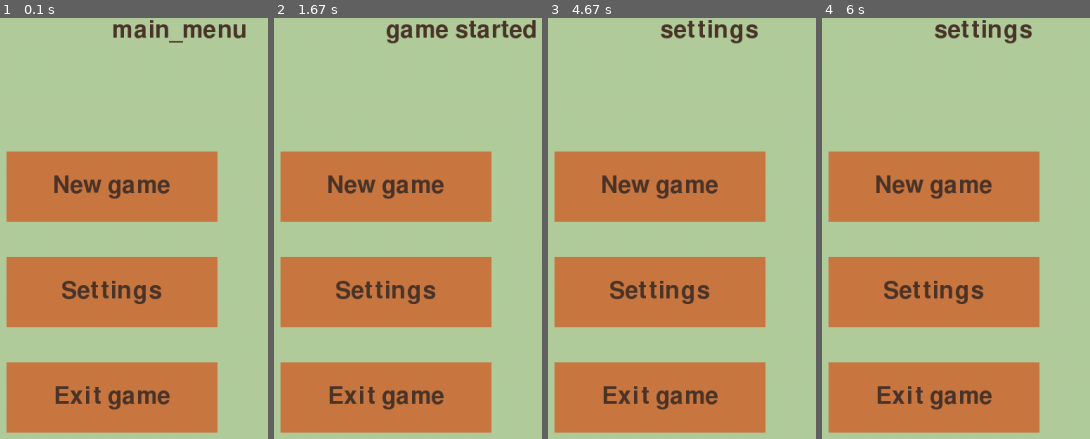
Above: before the commit, frames 1-4 (left to right).
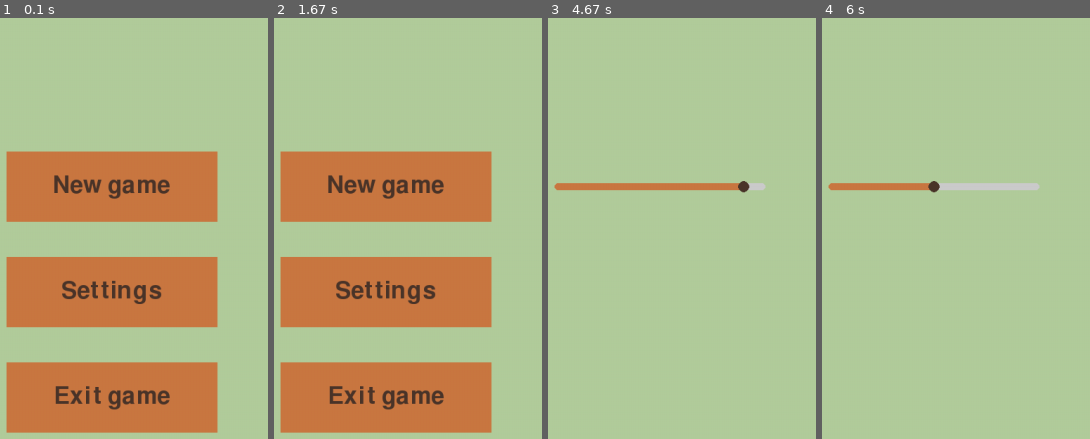
Above: after the commit, the same moments.

Repository: mmmontov/pygame
Game: pygame game, started from Blitzframe/code/main.py
Two runs of this game, one before a commit and one after it. Both use one fixed random seed, a clock stepped at 60 frames per second and the inputs below.
Inputs (mouse positions are in pixels of both pictures, inside the frame that each line leads up to):
- Up to frame 1 (0.1 s): no input
- Up to frame 2 (1.67 s): press the mouse at (351, 291) at 0.37 s; move the mouse to (512, 274) at 0.47 s; release the mouse at (outside the picture) at 0.6 s; press the mouse at (386, 186) at 0.7 s; move the mouse to (426, 291) at 0.8 s; release the mouse at (469, 396) at 0.93 s; hold Esc 1-1.47 s; press the mouse at (386, 186) at 1.53 s; move the mouse to (outside the picture) at 1.63 s
- Up to frame 3 (4.67 s): release the mouse at (outside the picture) at 1.77 s; click (730, 300) at 4.38 s
- Up to frame 4 (6 s): click (934, 186) at 5.05 s

The runs differ from the first frame. In frame 1, 1.0% of the frame differs, in the area x 42-92%, y 0-6%; in frame 2, 1.3%; in frame 3, 40%; in frame 4, 40%, in the area x 2-82%, y 0-99%.

Commit message:
create menu classes

Diff:
--- a/Blitzframe/code/main.py
+++ b/Blitzframe/code/main.py
@@ -2,6 +2,7 @@
 
 import states
 import states.menu
+from ui import *
 
 class Game:
     def __init__(self):
@@ -23,6 +24,16 @@
             'settings': states.menu.Settings(self),
         }
         self.current_state = self.states['main_menu']
+        self.current_state.on_enter()
+
+        # sounds
+        self.volume = 0.5
+
+    def change_state(self, new_state: str):
+        self.buttons_sprites.empty()
+
+        self.current_state = self.states[new_state]
+        self.current_state.on_enter()
 
 
     def run(self):
@@ -42,7 +53,6 @@
             self.display_surface.fill('black')
             self.current_state.draw()
             self.all_sprites.draw(self.display_surface)
-            self.buttons_sprites.draw(self.display_surface)
             pygame.display.update()
 
         pygame.quit()
--- a/Blitzframe/code/settings.py
+++ b/Blitzframe/code/settings.py
@@ -1,6 +1,7 @@
 import pygame
 from os.path import join
 from os import walk
+import random
 
 WINDOW_WIDTH, WINDOW_HEIGHT = 1280,720
 TILE_SIZE = 64
--- a/Blitzframe/code/states/menu.py
+++ b/Blitzframe/code/states/menu.py
@@ -1,18 +1,31 @@
 from settings import *
 from ui import *
 
-class Menu:
+class MainMenu:
     def __init__(self, game):
         self.game = game
         self.display_surface = pygame.display.get_surface()
         self.font = pygame.font.Font(None, 50)
-        self.text = 'main_menu'
 
-        self.buttons = []
+
+
+    def on_enter(self):
         self.create_buttons()
 
+    def draw(self):
+        self.display_surface.fill('#B2CD9C')
+
+        self.game.buttons_sprites.draw(self.display_surface)
+
+    def update(self, dt):
+        self.game.buttons_sprites.update(dt)
+
+
+class Menu(MainMenu):
+
+    state_name = 'main_menu'
+
     def create_buttons(self):
-
         # new game
         self.start_game_button = Button(
             groups=(self.game.buttons_sprites),
@@ -23,7 +36,6 @@
             bg_color='#CA7842',
             text_color='#4B352A'
         )
-        self.buttons.append(self.start_game_button)
 
         # settings
         self.settings_button = Button(
@@ -35,7 +47,6 @@
             bg_color='#CA7842',
             text_color='#4B352A'
         )
-        self.buttons.append(self.settings_button)
 
         # exit game
         self.exit_button = Button(
@@ -47,55 +58,52 @@
             bg_color='#CA7842',
             text_color='#4B352A'
         )
-        self.buttons.append(self.exit_button)
-        # доделать отображение кнопок
 
-    def draw(self):
-        self.display_surface.fill('#B2CD9C')
 
-        text = self.font.render(self.text, True, '#4B352A')
-        self.display_surface.blit(text, (WINDOW_WIDTH/2, 0))
-
-    def update(self, dt):
+    def input(self):
         # keys = pygame.key.get_just_pressed()
 
         if self.start_game_button.is_clicked():
             self.text = 'game started'
-            print('start game click')
 
         if self.settings_button.is_clicked():
             self.text = 'settings'
-            self.game.current_state = self.game.states['settings']
-            # self.game.buttons_sprites.empty()
-            for button in self.buttons:
-                button.visible = False
-            print('settings button click')
+            self.game.change_state('settings')
 
         if self.exit_button.is_clicked():
             self.game.running = False
 
 
-class Settings:
-    def __init__(self, game):
-        self.game = game
-        self.display_surface = pygame.display.get_surface()
-        self.font = pygame.font.Font(None, 50)
-        self.text = 'settings'
 
-        self.create_buttons()
+    def update(self, dt):
+        super().update(dt)
+        self.input()
+
+
+
+class Settings(MainMenu):
+    state_name = 'settings'
 
     def create_buttons(self):
-        pass
+
+        # volume
+        self.volume_slider = Slider(
+            groups=self.game.buttons_sprites,
+            pos=(WINDOW_WIDTH/2, WINDOW_HEIGHT//3),
+            size=(300, 10),
+            initial_value=self.game.volume
+        )
 
 
-    def draw(self):
-        self.display_surface.fill('#B2CD9C')
-
-        text = self.font.render(self.text, True, '#4B352A')
-        self.display_surface.blit(text, (WINDOW_WIDTH/2, 0))
-
-    def update(self, dt):
+    def input(self):
         keys = pygame.key.get_just_pressed()
 
         if keys[pygame.K_ESCAPE]:
-            self.game.current_state = self.game.states['main_menu']
+            self.game.change_state('main_menu')
+            self.text = 'mian_menu'
+
+        self.game.volume = self.volume_slider.get_value()
+
+    def update(self, dt):
+        super().update(dt)
+        self.input()
--- a/Blitzframe/code/ui.py
+++ b/Blitzframe/code/ui.py
@@ -1,11 +1,14 @@
 from settings import *
+
+
 
 class Button(pygame.sprite.Sprite):
     def __init__(self, groups, pos: tuple[int], text: str, font: pygame.Font, size=(200, 50),
                  bg_color='white', text_color='black'):
         super().__init__(groups)
         self.pos = pos
-        self.size = size
+        self.width = size[0]
+        self.height = size[1]
         self.text = text
         self.font = font
         self.bg_color = bg_color
@@ -18,10 +21,10 @@
         self.render_text()
 
 
-
     def is_clicked(self):
         mouse_pos = pygame.mouse.get_pos()
         mouse_buttons = pygame.mouse.get_just_pressed()
+
         return self.rect.collidepoint(mouse_pos) and mouse_buttons[0]
 
 
@@ -29,5 +32,68 @@
         if self.visible:
             self.image.fill(self.bg_color)
             text_surf = self.font.render(self.text, True, self.text_color)
-            text_rect = text_surf.get_frect(center=(self.size[0]/2, self.size[1]/2))
+            text_rect = text_surf.get_frect(center=(self.width/2, self.height/2))
             self.image.blit(text_surf, text_rect)
+
+
+class Slider(pygame.sprite.Sprite):
+    def __init__(self, groups, pos: tuple[int], size=(200, 10),
+                 min_value=0.0, max_value=1.0, initial_value=0.5,
+                 color_bg='#cccccc', color_fg='#CA7842', handle_color='#4B352A'):
+        super().__init__(groups)
+
+        # параметры
+        self.pos = pos
+        self.width = size[0]
+        self.height = size[1]
+        self.min_value = min_value
+        self.max_value = max_value
+        self.value = initial_value
+        self.color_bg = color_bg
+        self.color_fg = color_fg
+        self.handle_color = handle_color
+
+        # поверхность и прямоугольник
+        self.image = pygame.Surface((self.width, self.height + 10), pygame.SRCALPHA)
+        self.rect = self.image.get_frect(center=pos)
+
+        # внутреннее состояние
+        self.dragging = False
+
+        self.update_slider()
+
+    def update_slider(self):
+        self.image.fill((0, 0, 0, 0))  # очистка с прозрачностью
+
+        # координаты прогресса
+        progress_width = int((self.value - self.min_value) / (self.max_value - self.min_value) * self.width)
+
+        # фон
+        pygame.draw.rect(self.image, self.color_bg, (0, self.height // 2, self.width, self.height), border_radius=5)
+        # активная часть
+        pygame.draw.rect(self.image, self.color_fg, (0, self.height // 2, progress_width, self.height), border_radius=5)
+        # ползунок
+        pygame.draw.circle(self.image, self.handle_color, (progress_width, self.height // 2 + self.height // 2), 8)
+
+    def get_value(self):
+        return self.value
+
+    def input(self):
+        mouse_pos = pygame.mouse.get_pos()
+        mouse_pressed = pygame.mouse.get_pressed()
+
+        if self.dragging and not mouse_pressed[0]:
+            self.dragging = False
+
+        if self.rect.collidepoint(mouse_pos) and mouse_pressed[0]:
+            self.dragging = True
+
+        if self.dragging:
+            rel_x = mouse_pos[0] - self.rect.left
+            rel_x = max(0, min(self.width, rel_x))
+            self.value = self.min_value + (rel_x / self.width) * (self.max_value - self.min_value)
+            self.update_slider()
+
+
+    def update(self, dt):
+        self.input()
